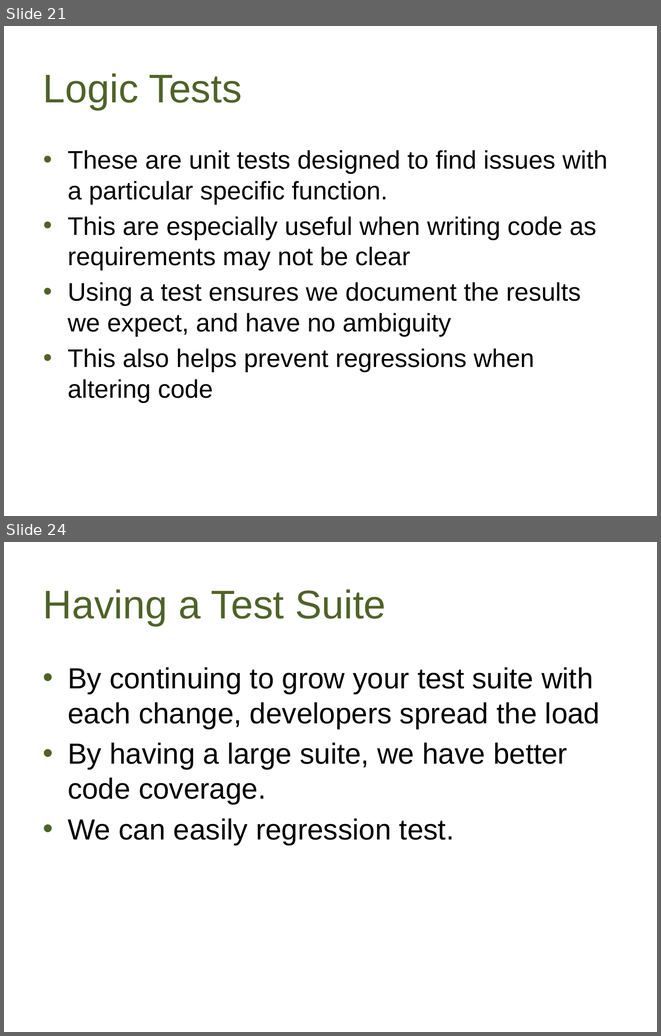
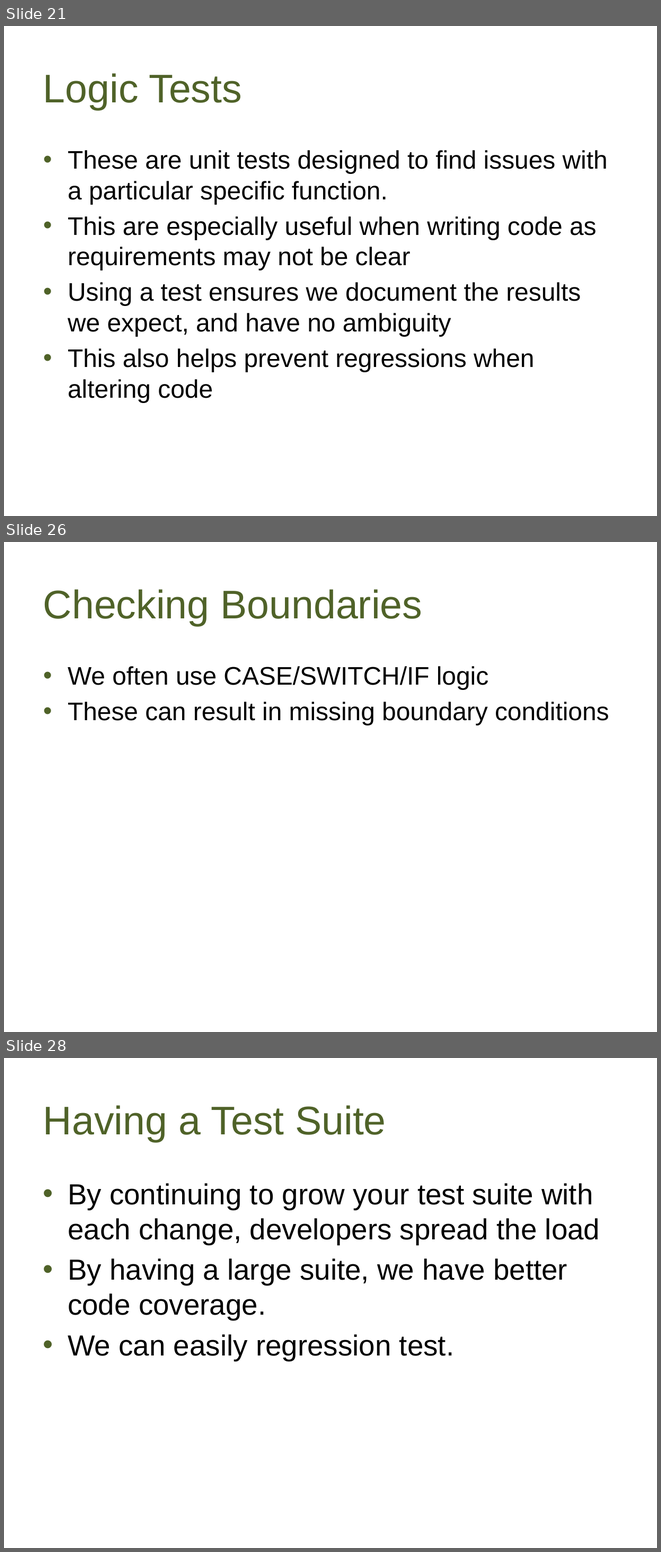
Before and after one commit to way0utwest/UnitTestingTSQL, a slide deck: UnitTestingTSQL.pptx. Shown one above the other, each under a label of ours: slides 21 and 24 before the commit, slides 21, 26 and 28 after it; the slides between them are not shown. The pictures are 661x1036 and 661x1552 pixels, drawn with LibreOffice and Linux fonts; fonts in the diff are those of the drawing; background and template pictures are left out. Boxes give left, top, right and bottom in pixels: in the first picture for what was removed or moved away, otherwise in the second. Text is boxed around its words. In the diff, an @@ line names an element or a change of style, - is before the commit and + after.

```diff
--- a/UnitTestingTSQL.pptx
+++ b/UnitTestingTSQL.pptx
@@ slide 26 added at (4, 542, 657, 1032), background picture (left out) @@
@@ title added at (43, 589, 423, 626), 44 pt, text #4F6228 @@
+Checking Boundaries
@@ text added at (68, 666, 609, 725), 28 pt, text #000000 @@
+• We often use CASE/SWITCH/IF logic
+• These can result in missing boundary conditions
@@ what was slide 24 is now slide 28 @@
```
Also in this commit, not shown: 2 slides changed, 3 other slides added, 1 other file.
